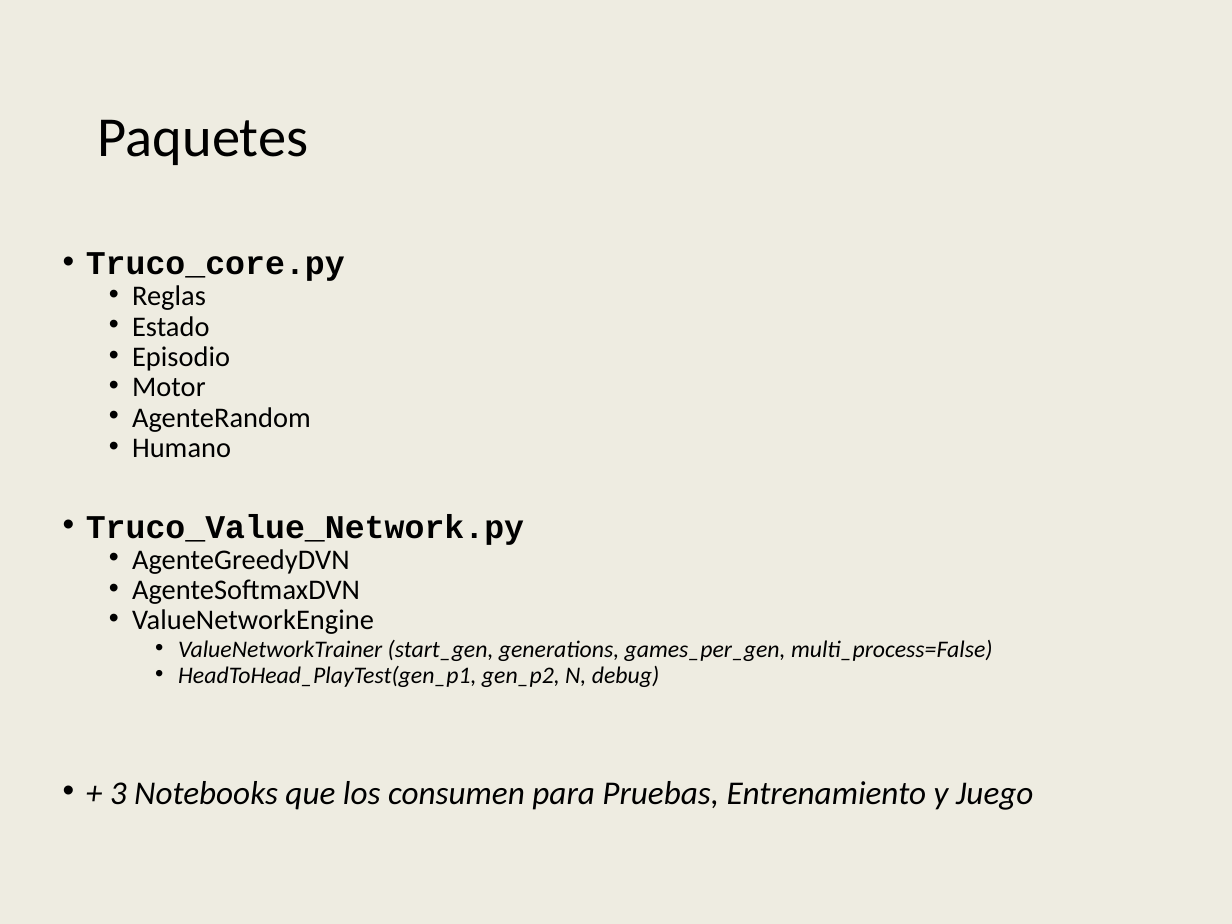
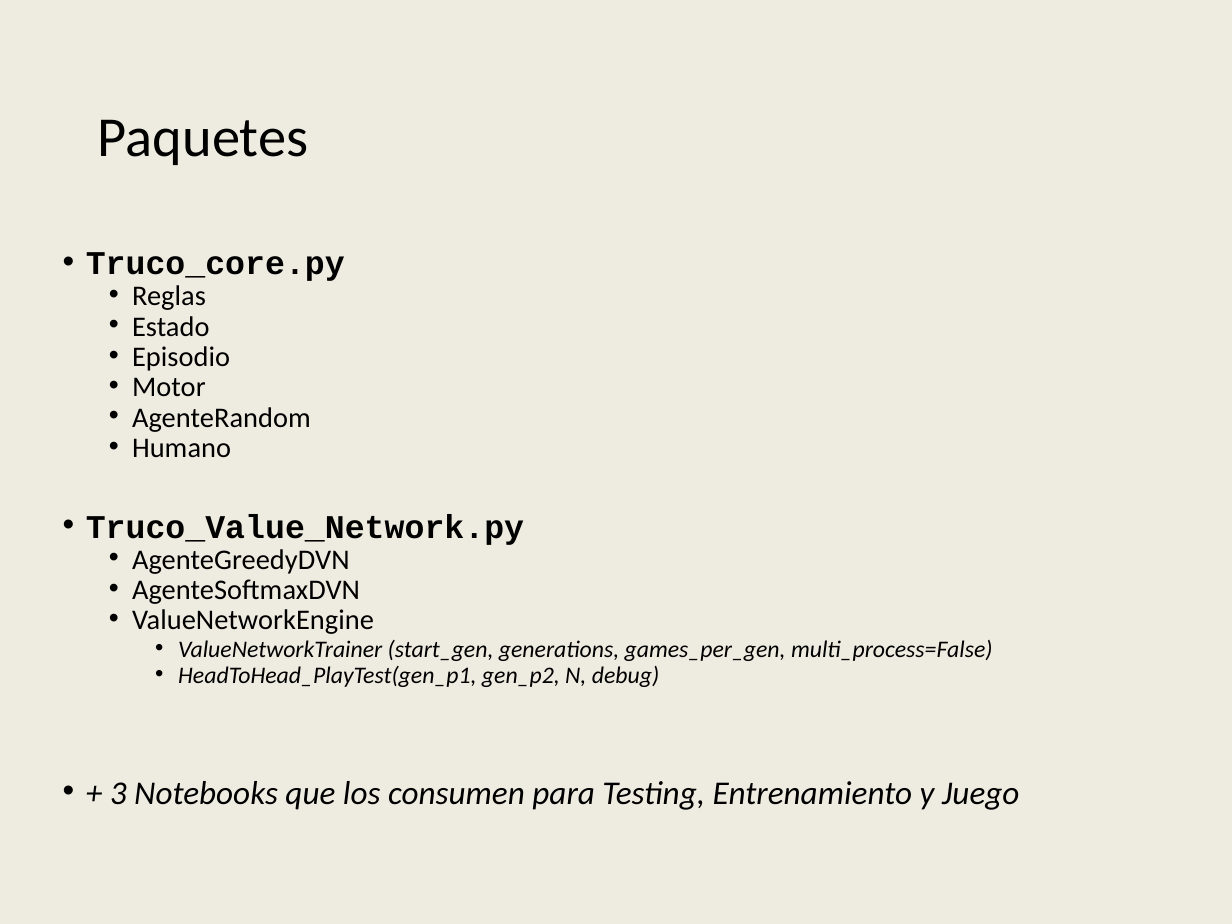
Before and after one commit to AbrojoROU/Truco_DQN, a slide deck: slide 17 of Proyecto IA Digital House v4.pptx. Drawn at 1232x924 pixels with LibreOffice and Linux fonts; fonts in the diff are those of the drawing; background and template pictures are left out. Boxes give left, top, right and bottom in pixels: in the first picture for what was removed or moved away, otherwise in the second. Text is boxed around its words. In the diff, an @@ line names an element or a change of style, - is before the commit and + after.

```diff
--- a/Proyecto IA Digital House v4.pptx
+++ b/Proyecto IA Digital House v4.pptx
@@ text at <box>110,781,1020,810</box>: text changed @@
-• + 3 Notebooks que los consumen para Pruebas, Entrenamiento y Juego
+• + 3 Notebooks que los consumen para Testing, Entrenamiento y Juego
```
Also in this commit, not shown: 4 other slides changed, 1 slide added, 2 slides removed.
